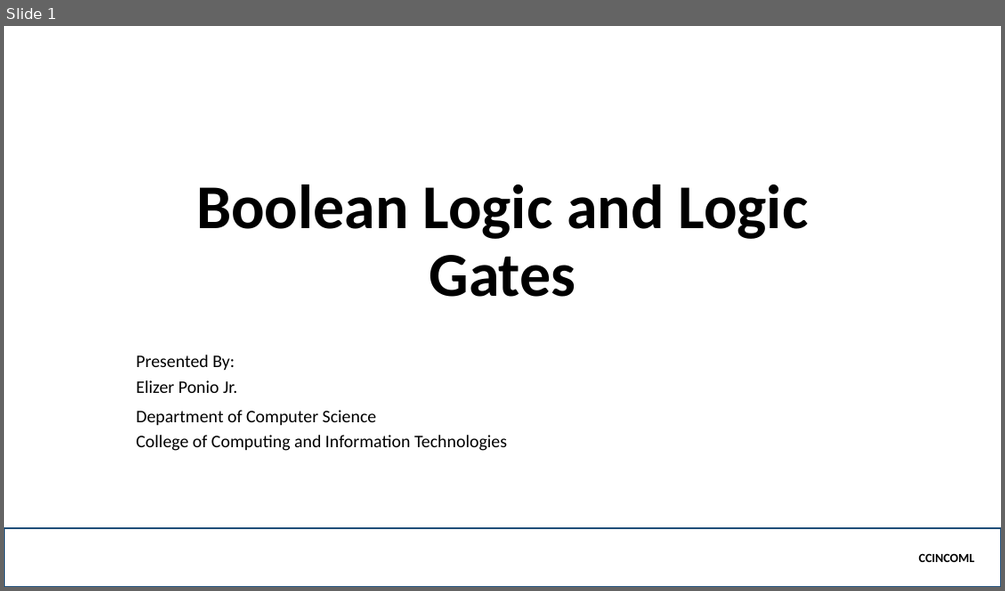
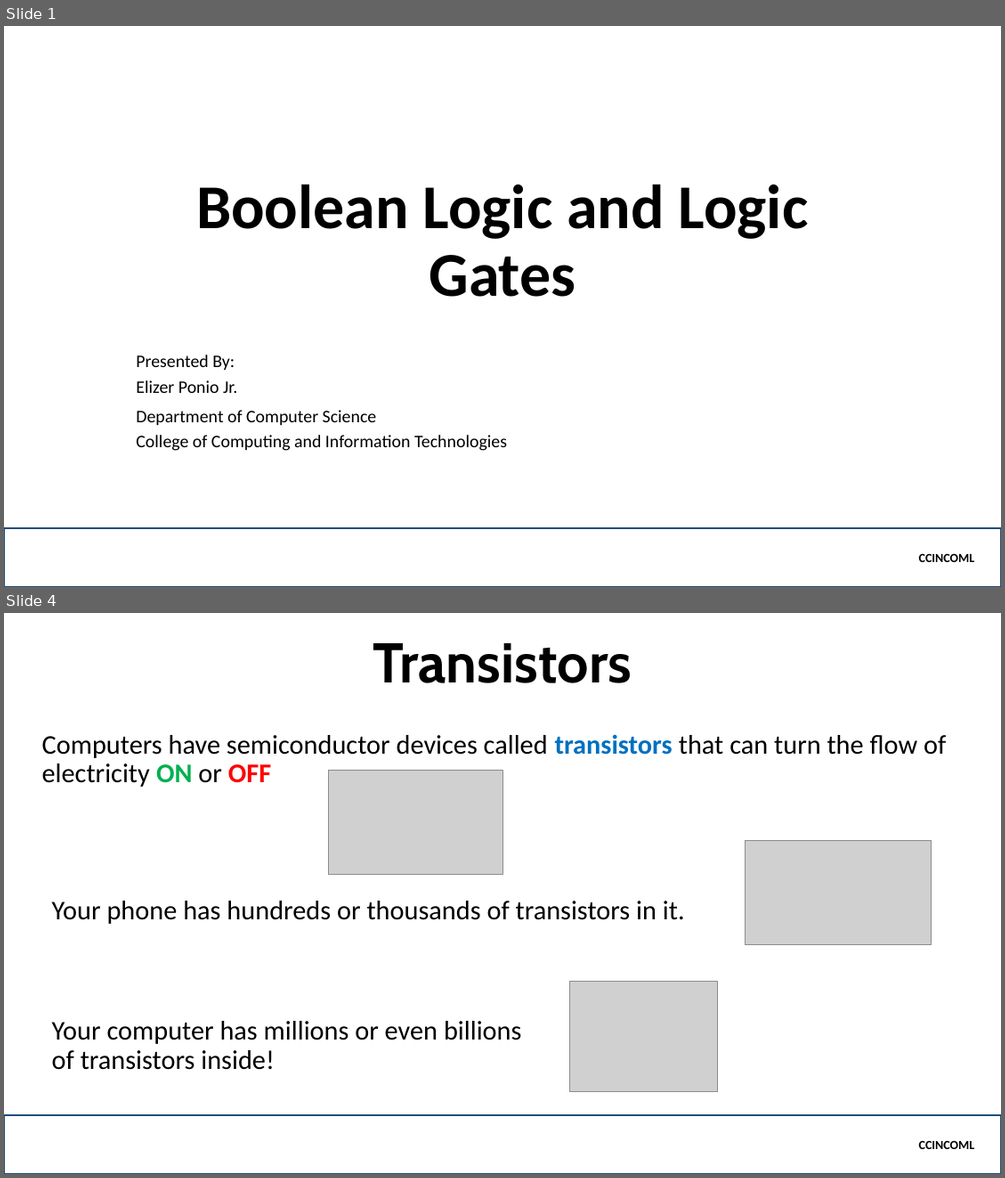
Before and after one commit to jamenggay/CCINCOML, a slide deck: Part 5 - Logic Gates/Boolean Logic and Logic Gates.pptx. Shown one above the other, each under a label of ours: slide 1 before the commit, slides 1 and 4 after it; the slides between them are not shown. The pictures are 1005x591 and 1005x1178 pixels, drawn with LibreOffice and Linux fonts; fonts in the diff are those of the drawing; grey boxes stand for pictures; background and template pictures are left out. Boxes give left, top, right and bottom in pixels: in the first picture for what was removed or moved away, otherwise in the second. Text is boxed around its words. In the diff, an @@ line names an element or a change of style, - is before the commit and + after.

```diff
--- a/Part 5 - Logic Gates/Boolean Logic and Logic Gates.pptx
+++ b/Part 5 - Logic Gates/Boolean Logic and Logic Gates.pptx
@@ slide 4 added at (4, 613, 1001, 1174), background picture (left out) @@
@@ title added at (373, 643, 632, 683), 54 pt, text #000000, bold @@
+Transistors
@@ text added at (42, 734, 946, 787), 26 pt, text #000000 @@
+Computers have semiconductor devices called transistors that can turn the flow of electricity ON or OFF
@@ picture added at (328, 770, 502, 874) @@
@@ picture added at (745, 840, 931, 945) @@
@@ text added at (52, 900, 685, 924), 26 pt, text #000000 @@
+Your phone has hundreds or thousands of transistors in it.
@@ picture added at (570, 981, 718, 1092) @@
@@ text added at (52, 1021, 522, 1070), 26 pt, text #000000 @@
+Your computer has millions or even billions of transistors inside!
@@ rectangle added at (4, 1115, 1001, 1174), outline #1F4E79 2.25 pt, 12 pt, text #000000, bold @@
+CCINCOML
```
Also in this commit, not shown: 1 slide changed, 12 other slides added, 1 slide removed.
